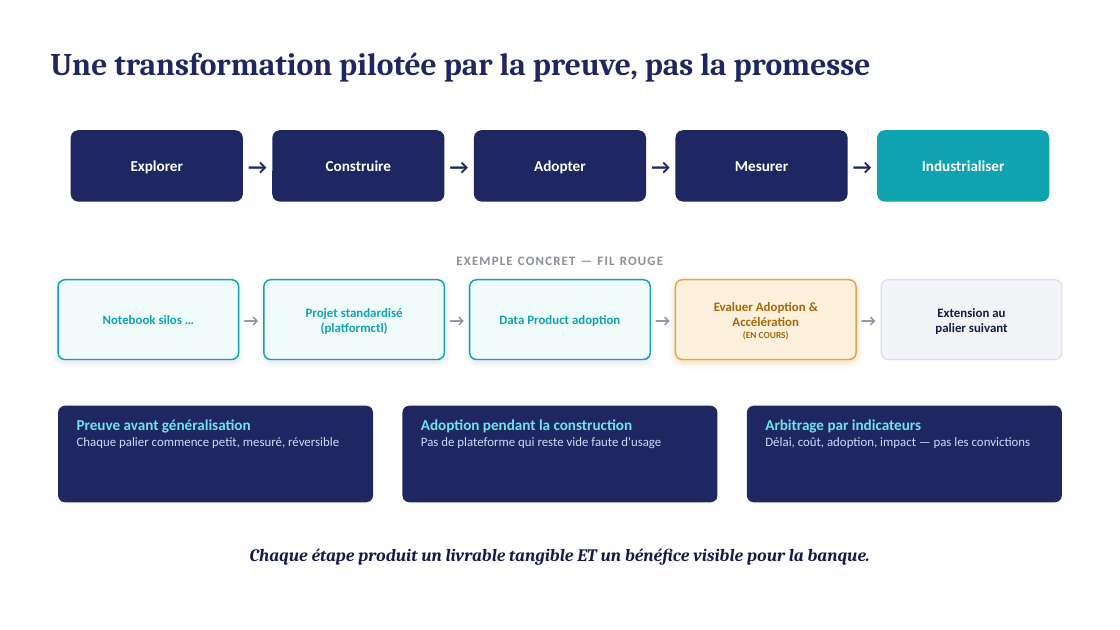
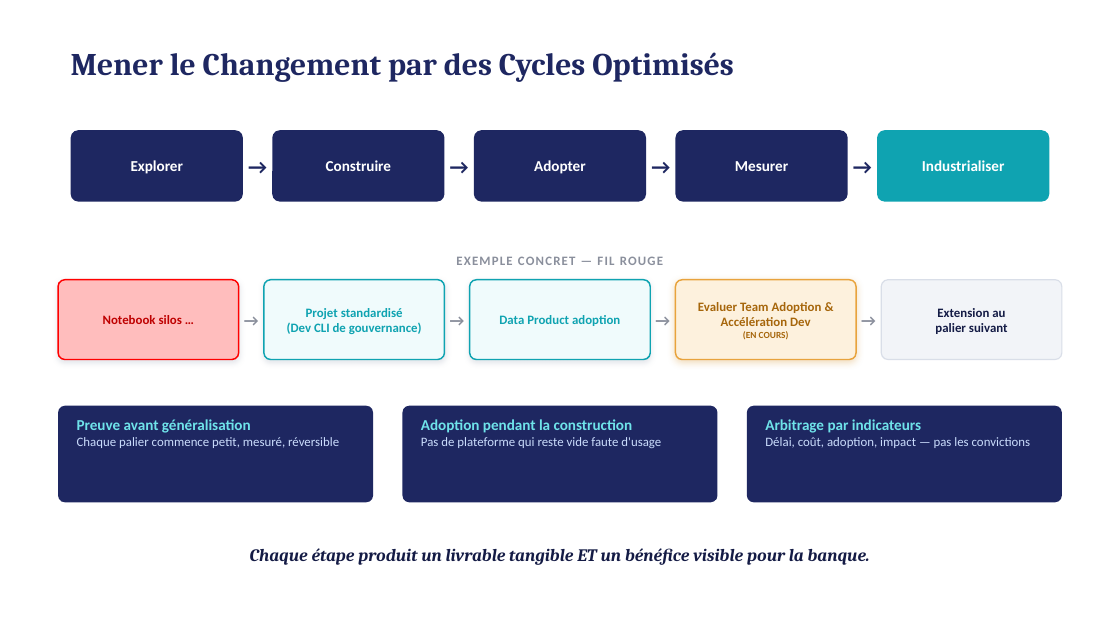
Before and after one commit to szairi2011/data-platform-resources, a slide deck: slide 2 of docs/plannings/Roadmap_Data_AI_Delivery_v3.pptx (slide 5 before the commit). Drawn at 1120x630 pixels with LibreOffice and Linux fonts; fonts in the diff are those of the drawing. Boxes give left, top, right and bottom in pixels: in the first picture for what was removed or moved away, otherwise in the second. Text is boxed around its words. In the diff, an @@ line names an element or a change of style, - is before the commit and + after.

```diff
--- a/docs/plannings/Roadmap_Data_AI_Delivery_v3.pptx
+++ b/docs/plannings/Roadmap_Data_AI_Delivery_v3.pptx
@@ text at <box>71,52,734,82</box>: text changed @@
-Une transformation pilotée par la preuve, pas la promesse
+Mener le Changement par des Cycles Optimisés
@@ rounded rectangle at <box>58,280,239,360</box>: fill #F0FBFC to #FFBDBD; outline #0FA3B1 1.25 pt to #FF0000 1.25 pt @@
@@ text "Notebook silos …" at <box>103,315,182,324</box>: text colour #0FA3B1 to #BE0000 @@
@@ text at <box>287,322,422,334</box>: text changed @@
-(platformctl)
+(Dev CLI de gouvernance)
@@ text at <box>698,302,822,326</box>: text changed @@
-Evaluer Adoption & Accélération
+Evaluer Team Adoption & Accélération Dev
```
Also in this commit, not shown: 4 other slides changed.
